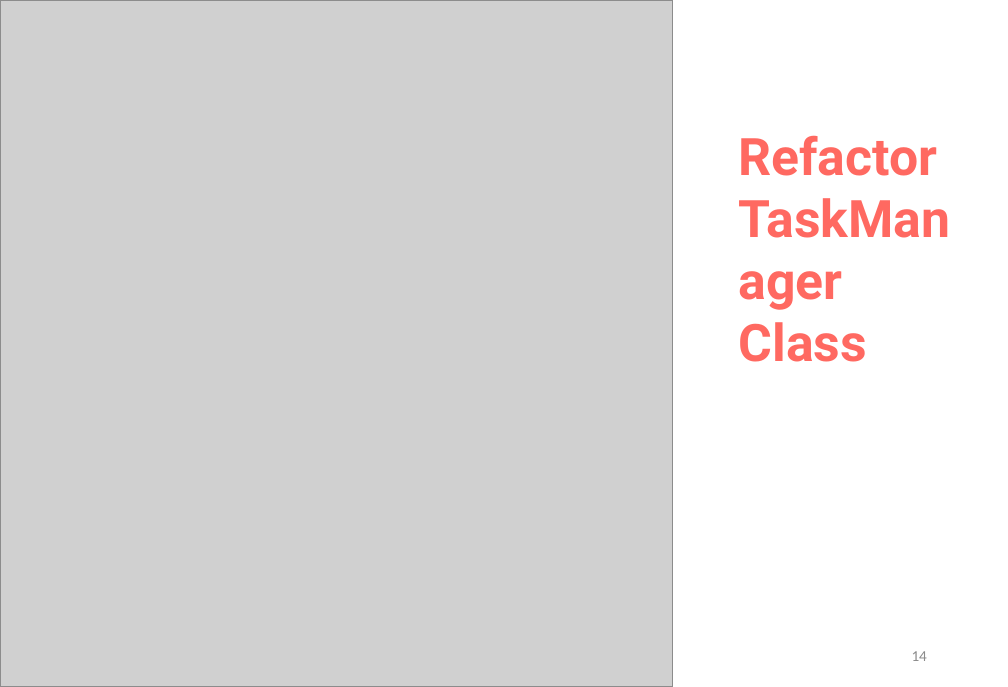
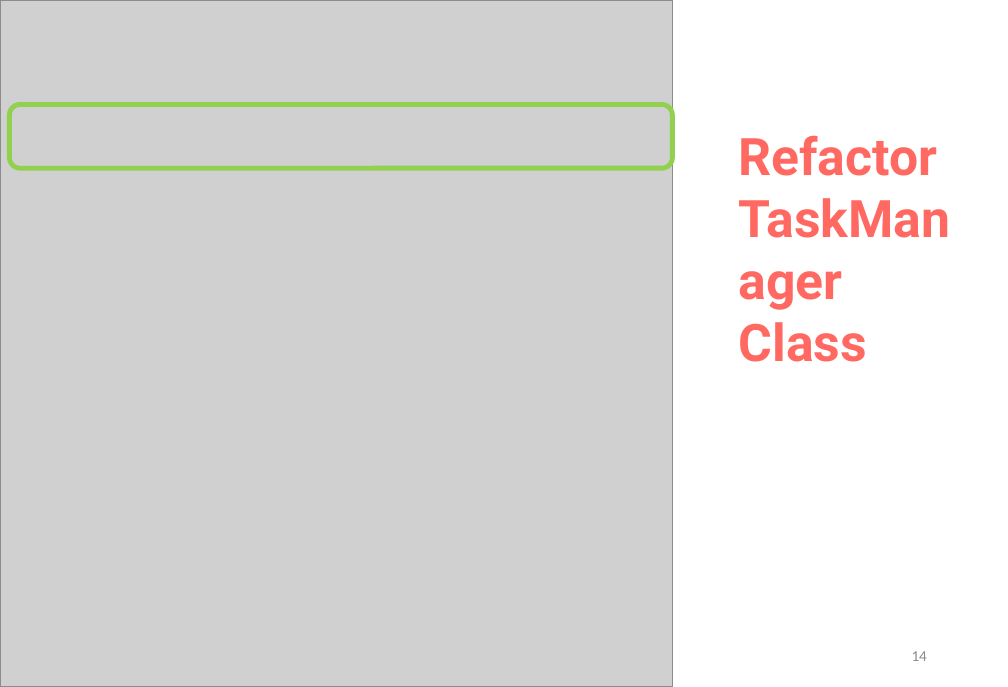
Before and after one commit to bashirawaty02/to_do_list_app, a slide deck: slide 14 of img/todolistApp_slides.pptx. Drawn at 1008x687 pixels with LibreOffice and Linux fonts; fonts in the diff are those of the drawing; grey boxes stand for pictures. Boxes give left, top, right and bottom in pixels: in the first picture for what was removed or moved away, otherwise in the second. Text is boxed around its words. In the diff, an @@ line names an element or a change of style, - is before the commit and + after.

Commit message:
changing ppt slides

```diff
--- a/img/todolistApp_slides.pptx
+++ b/img/todolistApp_slides.pptx
@@ rounded rectangle added at box(9, 105, 673, 169), outline #92D050 3 pt @@
```
